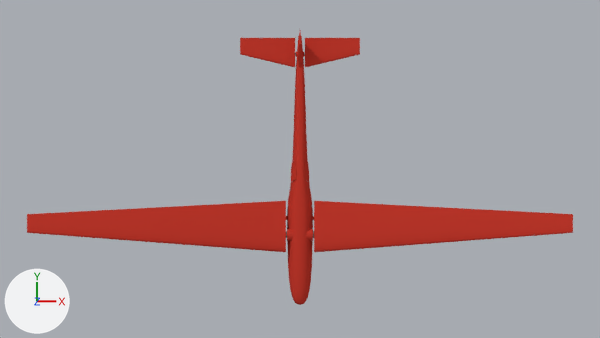
One commit to the Blender file DRLUnity/Assets/FlightSimulator/planeModel.blend: the scene before it, then after it.
Rendered twice from the file's camera 'Camera'. Every picture has the same lights, and +X, +Y and +Z are marked at lower left.

Names of what the first picture shows: 'Elevator', 'Fuselage', 'Mainwing_Left', 'Mainwing_Right', 'SpeedBrake_Top_Left', 'SpeedBrake_Top_Right'.
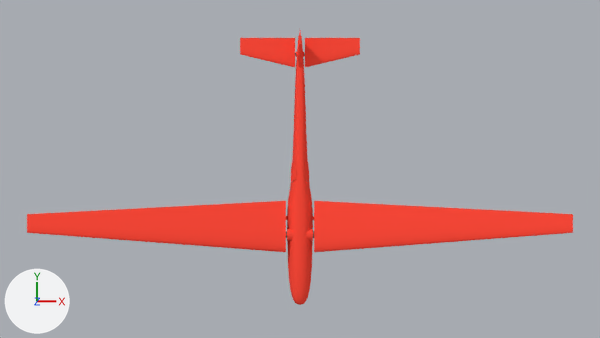
Location of each change, [x1, y1, x2, y2] in pixels of the pictures (600 x 338 px):
'Mainwing_Right', recoloured
    both: [27, 201, 287, 252]
'Mainwing_Left', recoloured
    both: [313, 201, 573, 252]
'Fuselage', recoloured
    both: [286, 36, 314, 305]
'Elevator', recoloured
    both: [240, 38, 360, 67]
'Rudder', recoloured
    both: [298, 33, 302, 67]
'SpeedBrake_Top_Left', recoloured
    both: [303, 163, 309, 181]
'SpeedBrake_Top_Right', recoloured
    both: [291, 163, 297, 181]

What changed in the scene script:
```text
Change mat_skin:
    mat_skin.base_color: (0.507, 0.0372, 0.0234) -> (1.0, 0.0672, 0.041)  # red #bd362a -> red #ff4939
```
